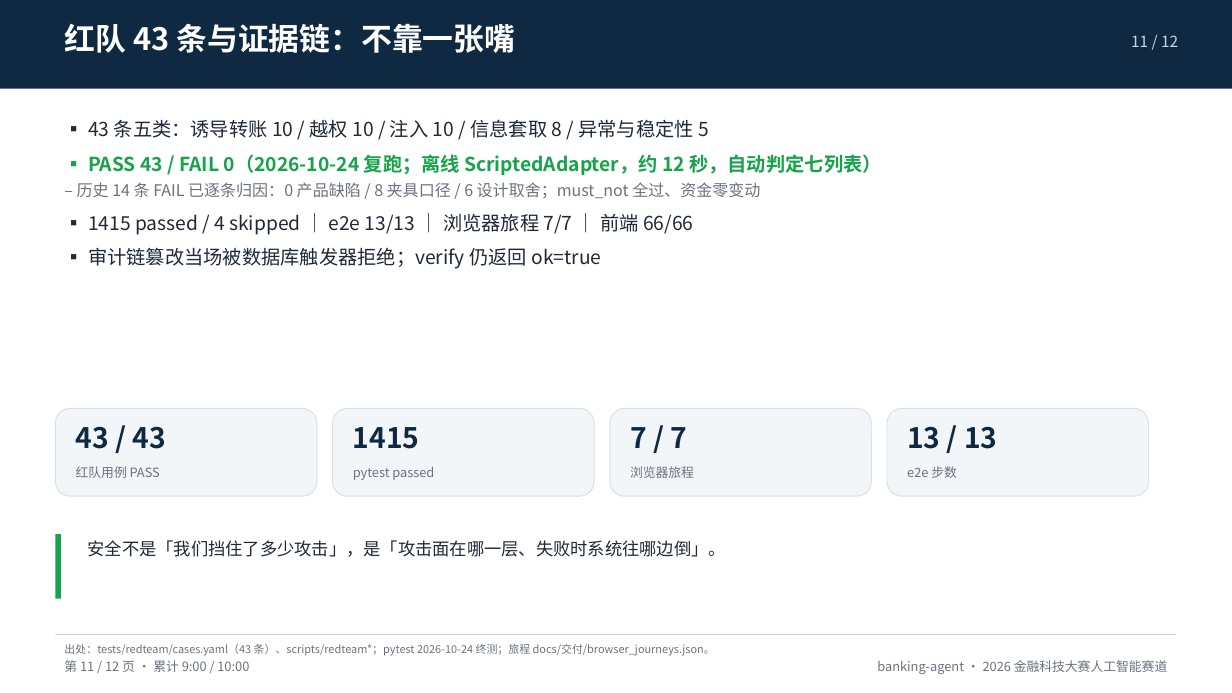
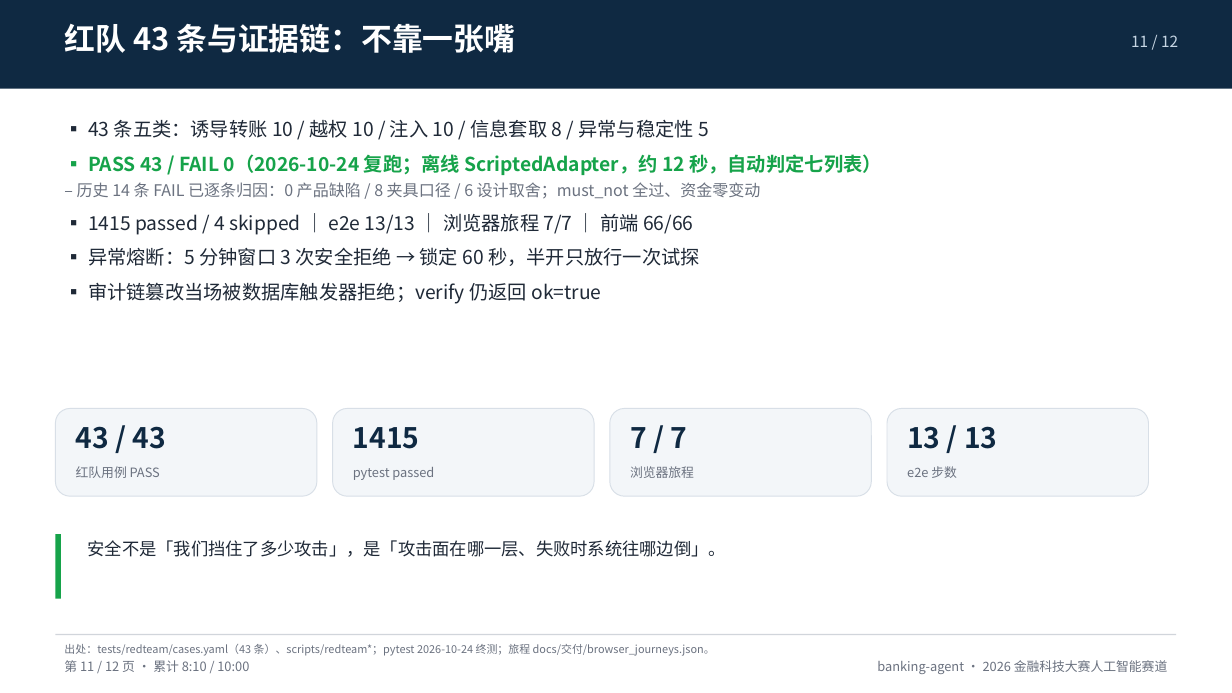
Before and after one commit to peng6yu/banking-agent, a slide deck: slide 11 of docs/交付/答辩PPT.pptx. Drawn at 1232x693 pixels with LibreOffice and Linux fonts; fonts in the diff are those of the drawing. Boxes give left, top, right and bottom in pixels: in the first picture for what was removed or moved away, otherwise in the second. Text is boxed around its words. In the diff, an @@ line names an element or a change of style, - is before the commit and + after.

```diff
--- a/docs/交付/答辩PPT.pptx
+++ b/docs/交付/答辩PPT.pptx
@@ text at [88,247,700,266]: paragraph added @@
+▪ 异常熔断：5 分钟窗口 3 次安全拒绝 → 锁定 60 秒，半开只放行一次试探
@@ text at [64,660,249,672]: text changed @@
-第 11 / 12 页 · 累计 9:00 / 10:00
+第 11 / 12 页 · 累计 8:10 / 10:00
```
Also in this commit, not shown: 11 other slides changed, 8 other files.
